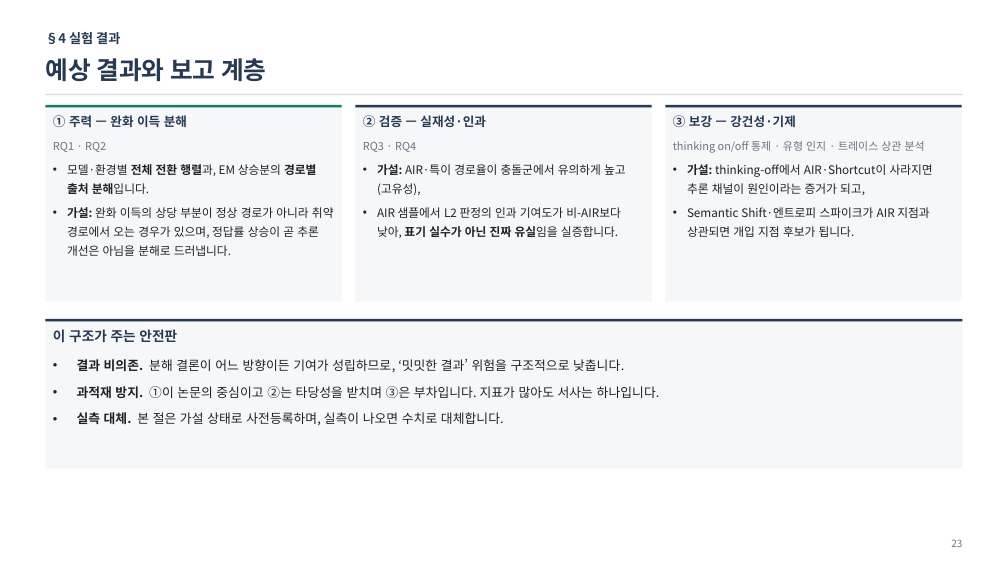
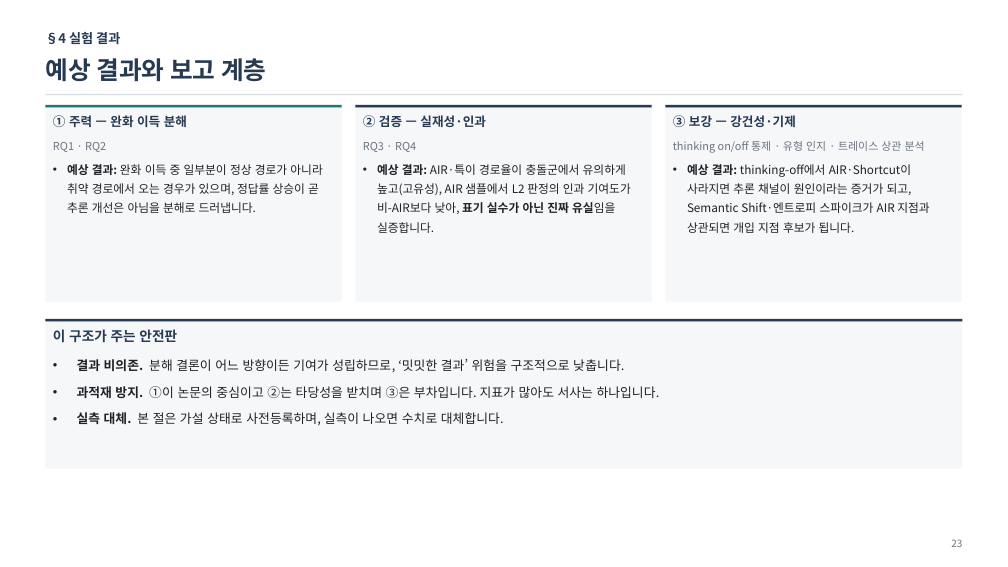
Before and after one commit to jin-ryu/thinkconflict, a slide deck: slide 23 of docs/ThinkConflict_연구보고.pptx. Drawn at 1008x567 pixels with LibreOffice and Linux fonts; fonts in the diff are those of the drawing. Boxes give left, top, right and bottom in pixels: in the first picture for what was removed or moved away, otherwise in the second. Text is boxed around its words. In the diff, an @@ line names an element or a change of style, - is before the commit and + after.

```diff
--- a/docs/ThinkConflict_연구보고.pptx
+++ b/docs/ThinkConflict_연구보고.pptx
@@ text in rectangle at (67, 164, 322, 213): text changed @@
-• 모델·환경별 전체 전환 행렬과, EM 상승분의 경로별 출처 분해입니다.
-• 가설: 완화 이득의 상당 부분이 정상 경로가 아니라 취약 경로에서 오는 경우가 있으며, 정답률 상승이 곧 추론 개선은 아님을 분해로 드러냅니다.
+• 예상 결과: 완화 이득 중 일부분이 정상 경로가 아니라 취약 경로에서 오는 경우가 있으며, 정답률 상승이 곧 추론 개선은 아님을 분해로 드러냅니다.
@@ text in rectangle at (377, 164, 631, 233): text changed @@
-• 가설: AIR·특이 경로율이 충돌군에서 유의하게 높고(고유성),
-• AIR 샘플에서 L2 판정의 인과 기여도가 비-AIR보다 낮아, 표기 실수가 아닌 진짜 유실임을 실증합니다.
+• 예상 결과: AIR·특이 경로율이 충돌군에서 유의하게 높고(고유성), AIR 샘플에서 L2 판정의 인과 기여도가 비-AIR보다 낮아, 표기 실수가 아닌 진짜 유실임을 실증합니다.
@@ text in rectangle at (687, 164, 929, 233): text changed @@
-• 가설: thinking-off에서 AIR·Shortcut이 사라지면 추론 채널이 원인이라는 증거가 되고,
-• Semantic Shift·엔트로피 스파이크가 AIR 지점과 상관되면 개입 지점 후보가 됩니다.
+• 예상 결과: thinking-off에서 AIR·Shortcut이 사라지면 추론 채널이 원인이라는 증거가 되고, Semantic Shift·엔트로피 스파이크가 AIR 지점과 상관되면 개입 지점 후보가 됩니다.
```
Also in this commit, not shown: 1 other slide changed, 13 other files.
